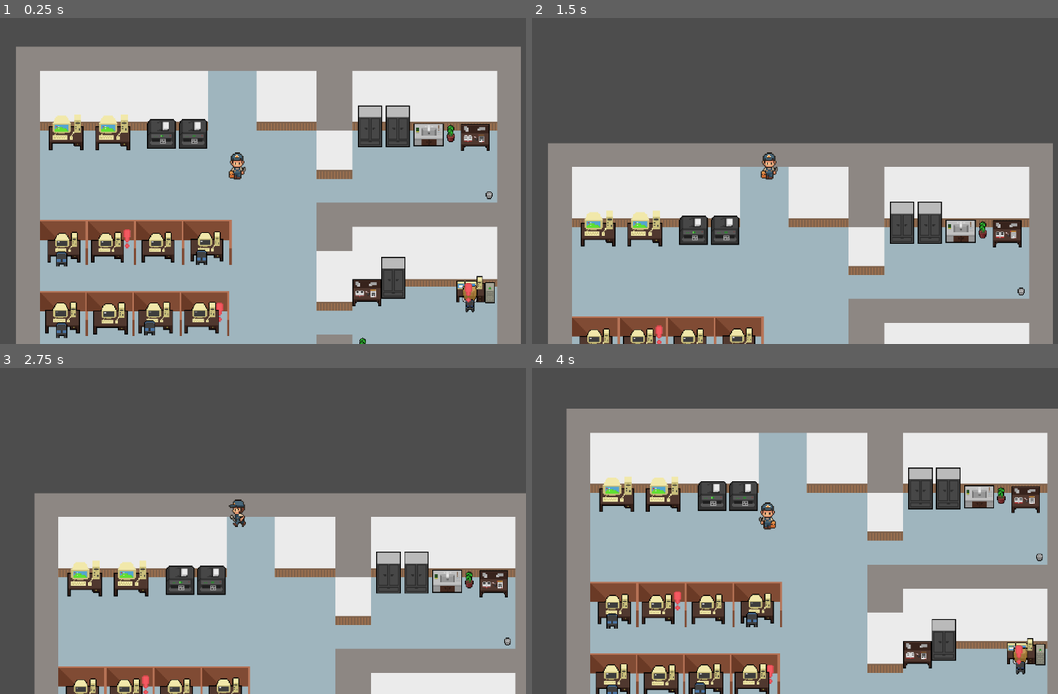
Above: before the commit, frames 1-4 (two rows, left to right).
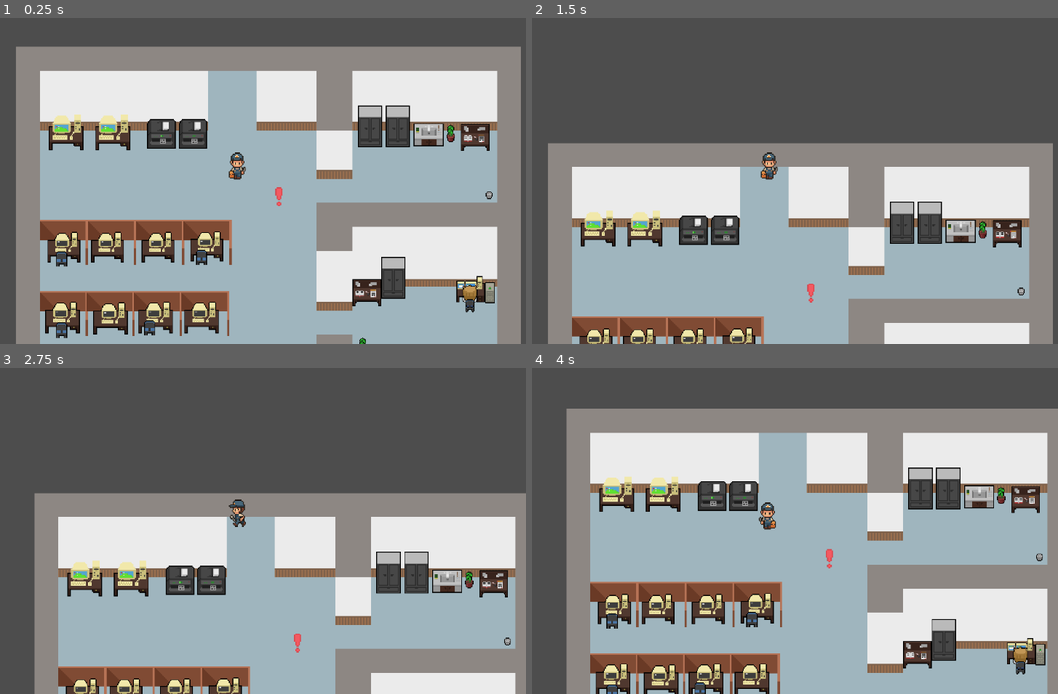
Above: after the commit, the same moments.

Repository: Lenni707/gamejam
Game: Godot game, scene res://Scenes/game.tscn
The game is run twice, just before and just after one commit, with the same random seed, the same clock (stepped at 60 frames per second) and the same inputs.
Inputs (mouse positions are in pixels of both pictures, inside the frame that each line leads up to):
- Up to frame 1 (0.25 s): no input
- Up to frame 2 (1.5 s): tap Enter (ui_accept) at 0.5, 0.77 s; move the mouse to (737, 246) at 0.52 s; hold W (up) 0.53-1.25 s; hold E (Interagieren) 0.53-1.25 s; click (737, 246) at 0.67 s; drag from (942, 229) to (737, 246) at 1.27 s
- Up to frame 3 (2.75 s): tap Enter (ui_accept) at 2 s; move the mouse to (63, 482) at 2.02 s; hold A (left) from 2.03 s (still down); hold E (Interagieren) from 2.03 s (still down)
- Up to frame 4 (4 s): release A (left) at 2.75 s; release E (Interagieren) at 2.75 s; tap Enter (ui_accept) at 2.75, 3.5, 3.77 s; drag from (795, 531) to (595, 482) at 2.77 s; move the mouse to (679, 449) at 3.52 s; hold S (down) from 3.53 s (still down); hold E (Interagieren) from 3.53 s (still down)

The runs differ from the first frame. In frame 1, 0.2% of the frame differs, in the area x 23-90%, y 51-94%; in frame 2, 0.1%; in frame 3, 0.1%; in frame 4, 0.2%.

Commit message:
alarme können verschiedene scenen abspielen

Diff:
--- a/Scenes/game.tscn
+++ b/Scenes/game.tscn
@@ -19,7 +19,6 @@
 [ext_resource type="Texture2D" uid="uid://dfboce71sh16s" path="res://Assets/free-office-pixel-art/wall.png" id="17_ewbju"]
 [ext_resource type="PackedScene" uid="uid://cl2qe45x22153" path="res://Scenes/cable_connect.tscn" id="19_iivbl"]
 [ext_resource type="PackedScene" uid="uid://clqiursun1ihv" path="res://Scenes/hahaha_2_uhr_30.tscn" id="20_7nbq1"]
-[ext_resource type="PackedScene" uid="uid://bstkxj02q2rhq" path="res://Scenes/printer_paper_noo.tscn" id="20_exi56"]
 
 [sub_resource type="TileSetAtlasSource" id="TileSetAtlasSource_qxrlw"]
 texture = ExtResource("1_ebmjs")
@@ -4456,17 +4455,9 @@
 
 [node name="alarms" type="Node" parent="."]
 
-[node name="Alarm2" parent="alarms" instance=ExtResource("15_nb51f")]
-position = Vector2(314, 88)
-game_scene = ExtResource("20_7nbq1")
-
-[node name="Alarm3" parent="alarms" instance=ExtResource("15_nb51f")]
-position = Vector2(-17, 114)
-game_scene = ExtResource("19_iivbl")
-
-[node name="Alarm" parent="alarms" instance=ExtResource("15_nb51f")]
-position = Vector2(-140, 16)
-game_scene = ExtResource("20_exi56")
+[node name="Computer1" parent="alarms" instance=ExtResource("15_nb51f")]
+position = Vector2(62, -40)
+game_scenes = Array[PackedScene]([ExtResource("19_iivbl"), ExtResource("20_7nbq1")])
 
 [node name="UI" type="CanvasLayer" parent="."]
 
@@ -4485,6 +4476,4 @@
 
 [node name="CheckTimer" type="Timer" parent="."]
 
-[connection signal="popup_open" from="alarms/Alarm2" to="player" method="_on_popup_open"]
-[connection signal="popup_open" from="alarms/Alarm3" to="player" method="_on_popup_open"]
 [connection signal="timeout" from="CheckTimer" to="." method="_on_check_timer_timeout"]
--- a/scripts/alarm.gd
+++ b/scripts/alarm.gd
@@ -7,7 +7,7 @@
 
 @export var starts_active := false
 @export var ui_node_path: NodePath = ^"game/UI"
-@export var game_scene: PackedScene   # set per alarm in the editor
+@export var game_scenes: Array[PackedScene] = []  # set per alarm in the editor
 
 signal popup_open
 
@@ -43,12 +43,14 @@
 		body.current_alarm = null
 
 func try_solve():
-	if active and player_inside and game_scene:
+	if active and player_inside and game_scenes.size() > 0:
 		print("yes")
 		active = false
 		emit_signal("popup_open")
 
-		var game := game_scene.instantiate()
+		var idx = randi() % game_scenes.size()
+		var chosen_scene = game_scenes[idx]
+		var game := chosen_scene.instantiate()
 		current_game = game
 		var ui_root: Node = get_tree().root.get_node("game/UI")
 
--- a/scripts/game.gd
+++ b/scripts/game.gd
@@ -9,9 +9,7 @@
 	check_timer.start()
 	# Struct aus Alarms, weitere Alarme hier einfügen
 	alarms = {
-		"Computer2": $alarms/Alarm2,
-		"Computer3": $alarms/Alarm3,
-		"Computer1": $alarms/Alarm,
+		"Computer1": $alarms/Computer1,
 	}
 	# Temporär spawnt alle alarme
 	for i in alarms.keys():
Not shown: 1 places in Scenes/game.tscn that only renumber resources
